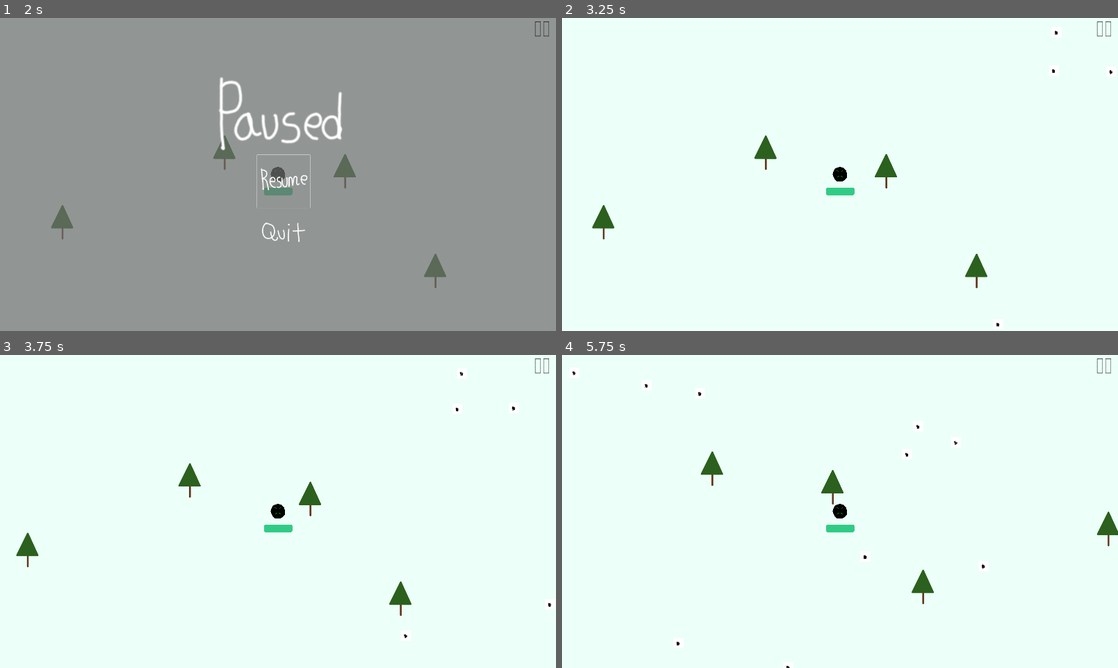
Above: before the commit, frames 1-4 (two rows, left to right).
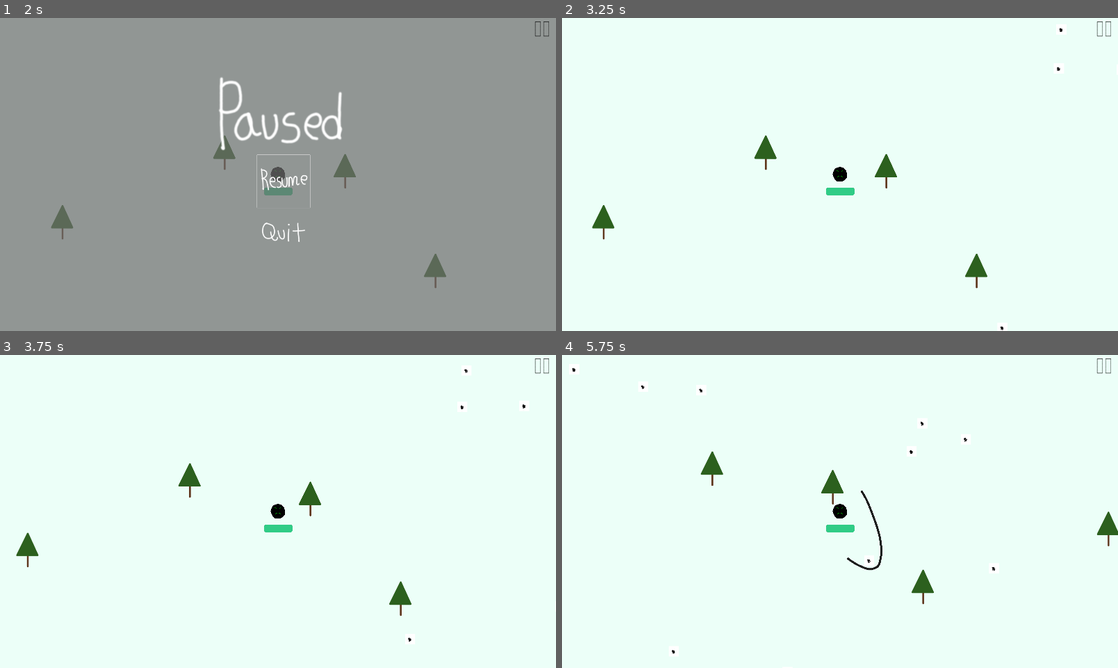
Above: after the commit, the same moments.

Repository: Reshlynt/StickArms
Game: Godot game, scene res://game_manage/main-menu.tscn
Two runs of this game, one before a commit and one after it. Both use one fixed random seed, a clock stepped at 60 frames per second and the inputs below.
Inputs (mouse positions are in pixels of both pictures, inside the frame that each line leads up to):
- Up to frame 1 (2 s): click (433, 102) at 0.5 s; click (544, 30) at 1.25 s
- Up to frame 2 (3.25 s): click (845, 180) at 2 s; hold D (move_right) from 2.78 s (still down)
- Up to frame 3 (3.75 s): release D (move_right) at 3.53 s; hold S (move_down) from 3.53 s (still down)
- Up to frame 4 (5.75 s): release S (move_down) at 4.28 s; hold D (move_right) 4.28-5.03 s; hold W (move_up) from 5.03 s (still down)

Frame 1 is identical in both runs. In frame 2, less than 0.1% of the frame differs, in the area x 78-99%, y 3-100%; in frame 3, less than 0.1%; in frame 4, 0.3%, in the area x 1-78%, y 4-100%.

Commit message:
reapply sfx from reshlynt-test

Diff:
--- a/game_manage/StickArmsGame.tscn
+++ b/game_manage/StickArmsGame.tscn
@@ -9,6 +9,7 @@
 [ext_resource type="Texture2D" uid="uid://c2h2o2fnw80n2" path="res://ui_assets/quit-white.png" id="6_h8y6q"]
 [ext_resource type="PackedScene" uid="uid://o287tvwofyxp" path="res://environment/tree.tscn" id="8_7yr0o"]
 [ext_resource type="Texture2D" uid="uid://buffqm6psc8sb" path="res://ui_assets/game-over.png" id="8_ec7v4"]
+[ext_resource type="AudioStream" uid="uid://bqyugdtksktjr" path="res://sfx/button-press-trim.wav" id="10_xw7uk"]
 
 [sub_resource type="Curve2D" id="Curve2D_vc822"]
 _data = {
@@ -274,6 +275,12 @@
 [node name="Tree3" parent="CanvasGroup" instance=ExtResource("8_7yr0o")]
 position = Vector2(808, 368)
 
+[node name="ButtonClickSFX" type="AudioStreamPlayer" parent="."]
+process_mode = 3
+stream = ExtResource("10_xw7uk")
+volume_db = -10.0
+
+[connection signal="stop_death_sfx" from="." to="Player" method="_on_game_stop_death_sfx"]
 [connection signal="pressed" from="PauseManager/PauseScreen/PauseControl/VBoxContainer/Resume" to="PauseManager" method="_on_resume_pressed"]
 [connection signal="pressed" from="PauseManager/PauseScreen/PauseControl/VBoxContainer/Quit" to="PauseManager" method="_on_quit_pressed"]
 [connection signal="pressed" from="HeadUpDisplay/PauseButton" to="PauseManager" method="_on_pause_button_pressed"]
--- a/game_manage/game_manager.gd
+++ b/game_manage/game_manager.gd
@@ -1,4 +1,6 @@
 extends Node2D
+signal stop_death_sfx
+@onready var button_click_sfx: AudioStreamPlayer = $ButtonClickSFX
 
 func _ready() -> void:
 	%GameOver.visible = false
@@ -26,5 +28,8 @@
 
 # Return to main menu
 func _on_quit_to_menu_pressed() -> void:
+	button_click_sfx.play(0.0)
+	await get_tree().create_timer(0.2).timeout
+	stop_death_sfx.emit()
 	get_tree().paused = false
 	get_tree().change_scene_to_file("res://game_manage/main-menu.tscn")
--- a/game_manage/main-menu.tscn
+++ b/game_manage/main-menu.tscn
@@ -1,8 +1,9 @@
-[gd_scene load_steps=5 format=3 uid="uid://5hrdjny1iu4e"]
+[gd_scene load_steps=6 format=3 uid="uid://5hrdjny1iu4e"]
 
 [ext_resource type="Script" path="res://game_manage/main_menu.gd" id="1_4hw1k"]
 [ext_resource type="Texture2D" uid="uid://dvulkk7w1raf8" path="res://ui_assets/title.png" id="2_klaap"]
 [ext_resource type="Texture2D" uid="uid://b7f21bga1rpki" path="res://ui_assets/start.png" id="3_eqd6q"]
+[ext_resource type="AudioStream" uid="uid://bqyugdtksktjr" path="res://sfx/button-press-trim.wav" id="5_5hn64"]
 [ext_resource type="Texture2D" uid="uid://ixr23e8j3tc1" path="res://ui_assets/quit.png" id="5_yxtpo"]
 
 [node name="Menu" type="Control"]
@@ -57,5 +58,10 @@
 icon = ExtResource("5_yxtpo")
 flat = true
 
+[node name="ButtonClickSFX" type="AudioStreamPlayer" parent="."]
+process_mode = 3
+stream = ExtResource("5_5hn64")
+volume_db = -10.0
+
 [connection signal="pressed" from="VBoxContainer/Start" to="." method="_on_start_pressed"]
 [connection signal="pressed" from="VBoxContainer/Quit" to="." method="_on_quit_pressed"]
--- a/game_manage/main_menu.gd
+++ b/game_manage/main_menu.gd
@@ -1,19 +1,17 @@
 extends Control
+@onready var button_click_sfx: AudioStreamPlayer = $ButtonClickSFX
 
 func _ready() -> void:
 	$VBoxContainer/Start.grab_focus()
 
 #change scene to game
 func _on_start_pressed() -> void:
+	button_click_sfx.play(0.0)
+	await get_tree().create_timer(0.1).timeout
 	get_tree().change_scene_to_file("res://game_manage/StickArmsGame.tscn")
 
 # quits the game entirely
 func _on_quit_pressed() -> void:
+	button_click_sfx.play(0.0)
+	await get_tree().create_timer(0.2).timeout
 	get_tree().quit()
-
-
-
-func _on_settings_pressed() -> void:
-	#print("LOAD OPTIONS MENU")
-	get_tree().change_scene_to_file("res://game_manage/Settings.tscn")
-	#change to SettingsPage Later
--- a/game_manage/pause_manager.gd
+++ b/game_manage/pause_manager.gd
@@ -1,5 +1,5 @@
 extends Node
-
+@onready var button_click_sfx: AudioStreamPlayer = $"../ButtonClickSFX"
 @onready var TREE_NODE = get_tree()
 
 # Turns off pause screen visibility on startup
@@ -8,16 +8,22 @@
 
 # Pause the game
 func _on_pause_button_pressed() -> void:
+	button_click_sfx.play(0.0)
+	await get_tree().create_timer(0.1).timeout
 	%PauseScreen.visible = true
 	%Resume.grab_focus()
 	TREE_NODE.paused = true
 
 # Continue game
 func _on_resume_pressed() -> void:
+	button_click_sfx.play(0.0)
+	await get_tree().create_timer(0.1).timeout
 	TREE_NODE.paused = false
 	%PauseScreen.visible = false
 
 # Go to main menu
 func _on_quit_pressed() -> void:
+	button_click_sfx.play(0.0)
+	await get_tree().create_timer(0.2).timeout
 	TREE_NODE.paused = false
 	TREE_NODE.change_scene_to_file("res://game_manage/main-menu.tscn")
--- a/player/player.gd
+++ b/player/player.gd
@@ -1,5 +1,6 @@
 extends CharacterBody2D
 signal health_depleted
+signal stop_slash_sfx
 var health = 100.0
 const DAMAGE_RATE = 5.0
 @export var speed: int = 60
@@ -16,6 +17,8 @@
 	if velocity.length() > 0:
 		await get_tree().create_timer(0.09).timeout
 		player_movement_sfx.play()
+	else:
+		pass
 	var overlapping_mobs = %HurtBox.get_overlapping_bodies()
 	# decrease health
 	if overlapping_mobs.size() > 0:
@@ -26,3 +29,7 @@
 			$Sprite2D.visible = false
 			%HealthBar.visible = false
 			health_depleted.emit()
+
+func _on_game_stop_death_sfx() -> void:
+	player_death_sfx.stop()
+	stop_slash_sfx.emit()
--- a/player/player.tscn
+++ b/player/player.tscn
@@ -1,9 +1,10 @@
-[gd_scene load_steps=10 format=3 uid="uid://bdhnytpd8u7s2"]
+[gd_scene load_steps=11 format=3 uid="uid://bdhnytpd8u7s2"]
 
 [ext_resource type="Script" path="res://player/player.gd" id="1_g1wyw"]
 [ext_resource type="Texture2D" uid="uid://cqoiohxmawnud" path="res://test-assets/not-happy-ball.png" id="2_dm3nd"]
 [ext_resource type="PackedScene" uid="uid://dbk1vgdhsl6c4" path="res://player/weapons/slash.tscn" id="3_5oqgq"]
 [ext_resource type="AudioStream" uid="uid://dst8oqwqlpm3h" path="res://sfx/playerDeath-trim.mp3" id="4_7sdt2"]
+[ext_resource type="AudioStream" uid="uid://bq4c5kr1sypa8" path="res://sfx/footstepsPlayer.mp3" id="5_2d00p"]
 [ext_resource type="AudioStream" uid="uid://dn1djpqos8qur" path="res://sfx/streetAmbiance.mp3.mp3" id="5_y2hsm"]
 
 [sub_resource type="CircleShape2D" id="CircleShape2D_meo1u"]
@@ -72,8 +73,11 @@
 parameters/looping = true
 
 [node name="Playermovement" type="AudioStreamPlayer2D" parent="."]
+stream = ExtResource("5_2d00p")
 
 [node name="backgroundmusic" type="AudioStreamPlayer2D" parent="."]
 stream = ExtResource("5_y2hsm")
 autoplay = true
 parameters/looping = true
+
+[connection signal="stop_slash_sfx" from="." to="Slash" method="_on_player_stop_slash_sfx"]
--- a/player/weapons/slash.gd
+++ b/player/weapons/slash.gd
@@ -52,3 +52,7 @@
 	# hide attack
 	%Weapon.visible = false
 	%HitBox.disabled = true
+
+
+func _on_player_stop_slash_sfx() -> void:
+	slash_sfx.stop()
Not shown: 1 places in game_manage/StickArmsGame.tscn that only renumber resources
